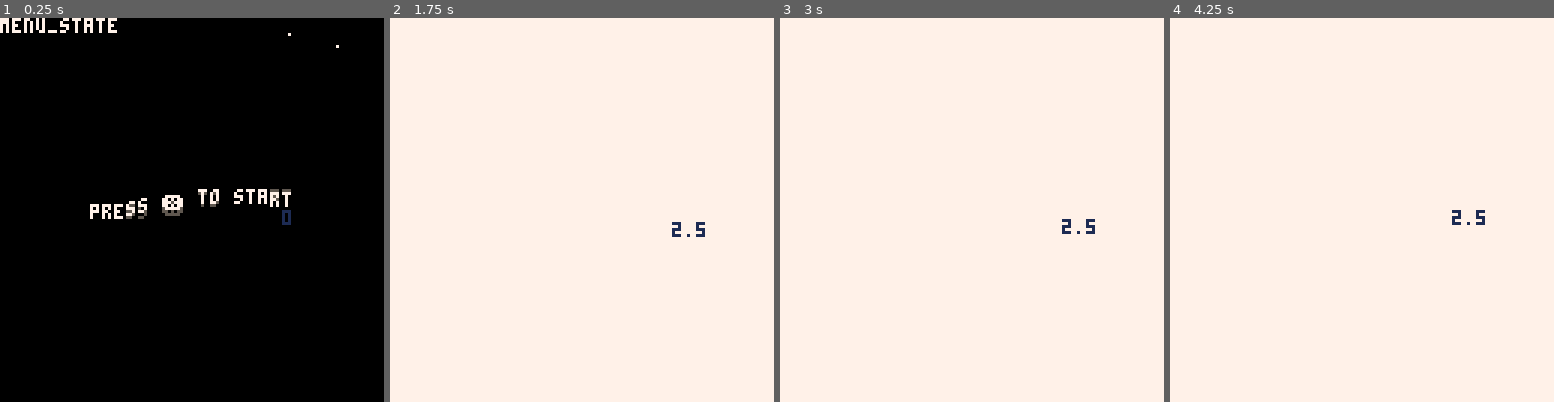
Above: before the commit, frames 1-4 (left to right).
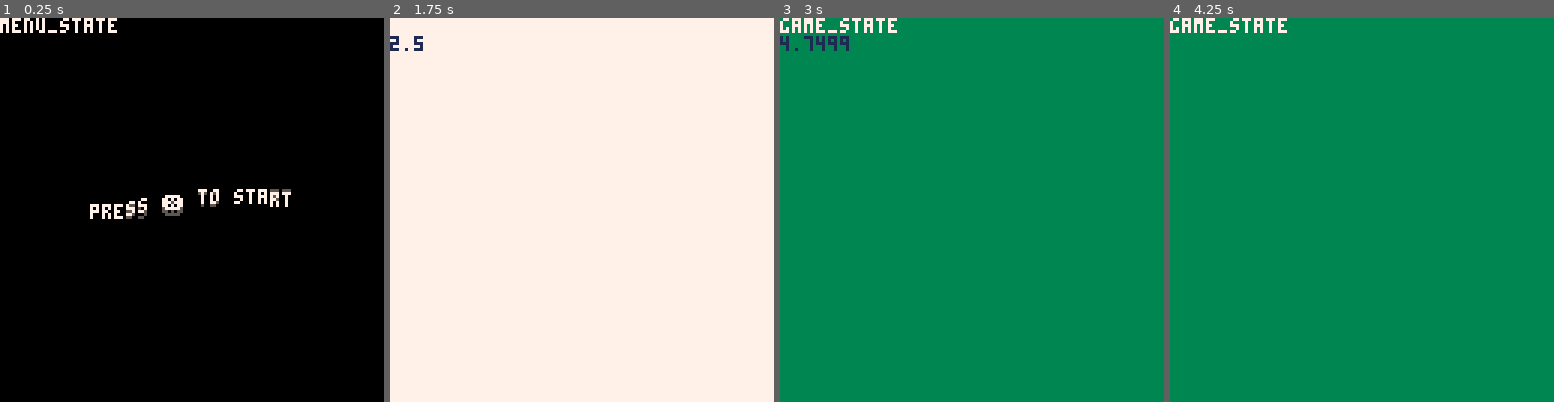
Above: after the commit, the same moments.

Repository: ekaktusz/ld53delivery
Game: PICO-8 cartridge delivery.p8
Same seed, same stepped clock (60 frames per second), same inputs: the game is played once before the commit and once after it.
Inputs:
- Up to frame 1 (0.25 s): no input
- Up to frame 2 (1.75 s): tap X (X key) at 0.33, 1.07 s
- Up to frame 3 (3 s): tap X (X key) at 1.85, 2.97 s
- Up to frame 4 (4.25 s): tap X (X key) at 4.08 s

The runs differ from the first frame. In frame 1, less than 0.1% of the frame differs, in the area x 73-89%, y 3-54%; in frame 2, 0.3%; in frame 3, 99%, in the area x 0-100%, y 0-100%; in frame 4, 99%.

Commit message:
transition next level

Diff:
--- a/include/game_state.lua
+++ b/include/game_state.lua
@@ -3,13 +3,17 @@
 function game_state_init()
     _update60 = game_state_update
     _draw = game_state_draw
+
+    game_state.open_transition = transition_new(0.03, "open")
+    transition_start(game_state.open_transition)
 end
 
 function game_state_update()
-
+    transition_update(game_state.open_transition)
 end
 
 function game_state_draw()
     cls(3)
     print("game_state")
+    transition_draw(game_state.open_transition)
 end
--- a/include/menu_state.lua
+++ b/include/menu_state.lua
@@ -11,8 +11,11 @@
 
 function menu_state_update()
     if btnp(❎) then
-        --game_state_init()
         transition_start(menu_state.close_tran)
+    end
+
+    if transition_is_finished(menu_state.close_tran) then
+        game_state_init()
     end
 
     transition_update(menu_state.close_tran)
--- a/include/transition.lua
+++ b/include/transition.lua
@@ -8,6 +8,9 @@
         started = false,
         type = _type
     }
+    if (_type == "open") then
+        transition.t = tran_duration
+    end
     return transition
 end
 
@@ -27,11 +30,15 @@
     if (tran.type == "close") then
         return tran.t >= tran_duration
     elseif (tran.type == "open") then
-        return tran.t <= 0
+        return tran.t >= tran_duration*2
     end
 end
 
 function transition_draw(tran)
+    if not tran.started then
+        return
+    end
+
     if (tran.type == "close") then
         draw_close_transition(tran.t)
     elseif (tran.type == "open") then
@@ -45,8 +52,7 @@
 end
 
 function draw_open_transition(t)
-    t = tran_duration-t
-    if (t < 0) then return end
+    if (t >= tran_duration*2) then return end
     draw_transition(t)
 end
 
